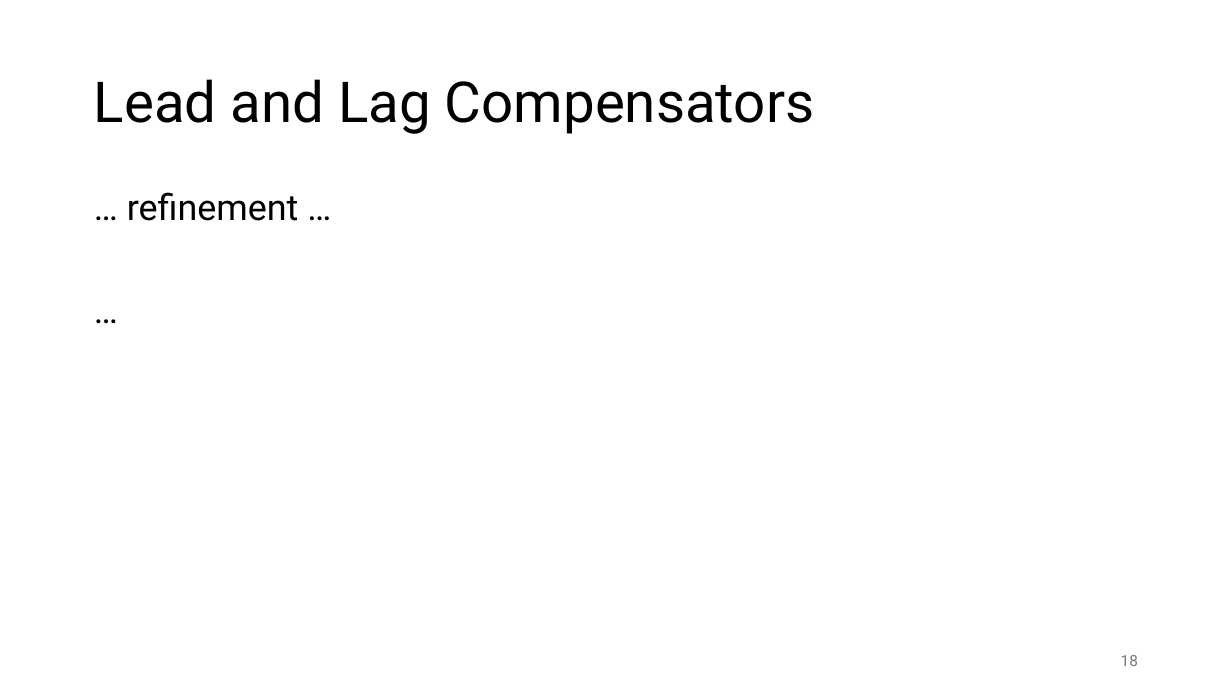
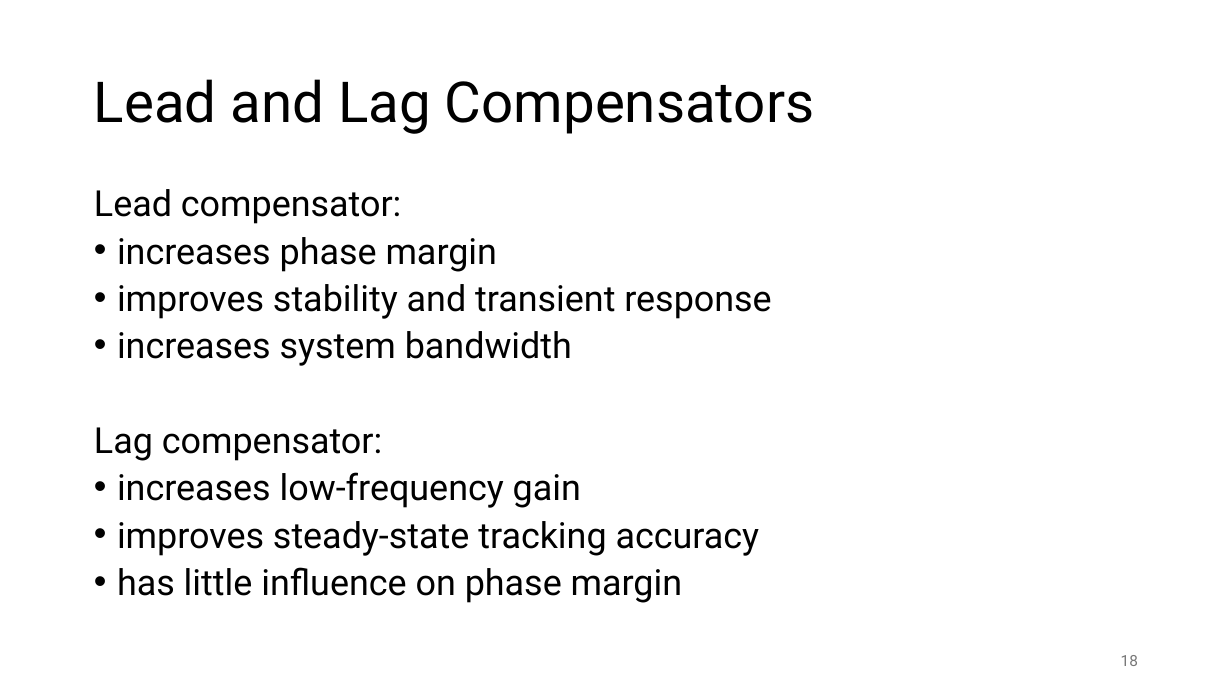
Before and after one commit to FelixWick/control_engineering, a slide deck: slide 18 of slides/5_controller_design.pptx. Drawn at 1232x693 pixels with LibreOffice and Linux fonts; fonts in the diff are those of the drawing. Boxes give left, top, right and bottom in pixels: in the first picture for what was removed or moved away, otherwise in the second. Text is boxed around its words. In the diff, an @@ line names an element or a change of style, - is before the commit and + after.

```diff
--- a/slides/5_controller_design.pptx
+++ b/slides/5_controller_design.pptx
@@ text at [94,189,771,603]: text changed @@
-… refinement …
-…
+Lead compensator:
+• increases phase margin
+• improves stability and transient response
+• increases system bandwidth
+Lag compensator:
+• increases low-frequency gain
+• improves steady-state tracking accuracy
+• has little influence on phase margin
```
Also in this commit, not shown: 7 other slides changed, 1 other file.
